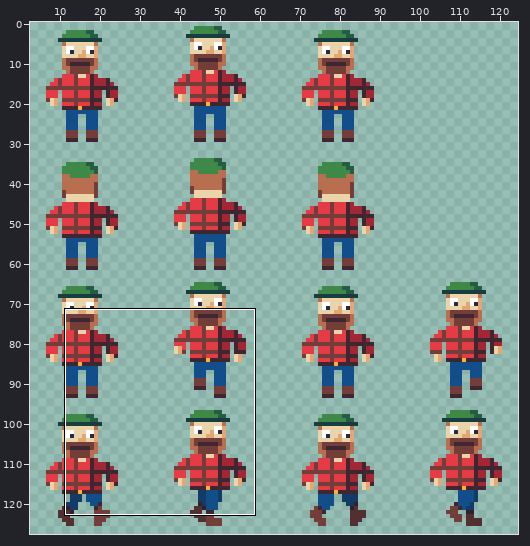
Edited in one commit: pixel-art file (assets/textures/characters/normaali_flanelli_32.aseprite). The picture above shows the old version from afar; the outline marks the close-up.
Close-up. The starting point:
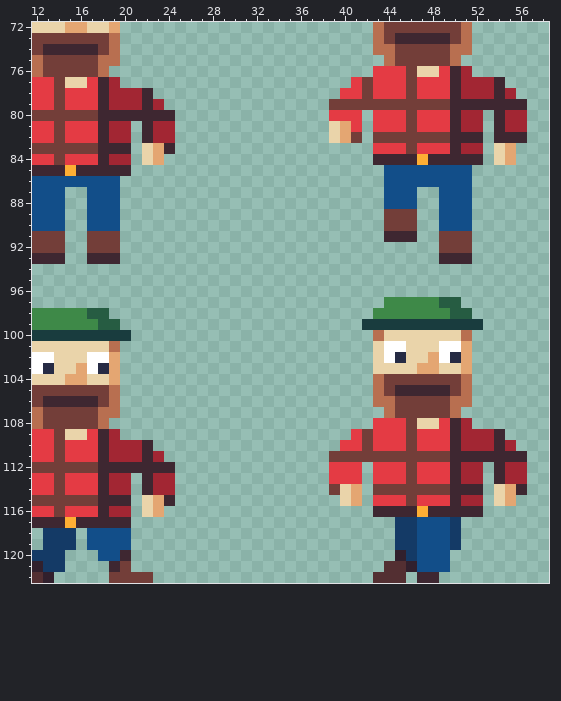
128x128 pixels, 1 frame. Shown: x 12..58, y 72..122. The wide view leaves out empty margins. The commit also changed other parts of the picture, which this record leaves out.
After the commit:
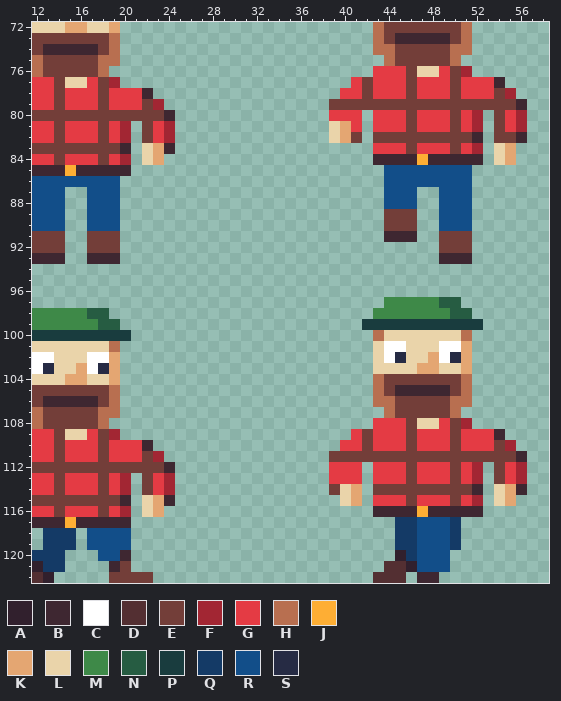
Palette (. is transparent): A #31202d  B #3e2731  C #ffffff  D #532f32  E #733e39  F #a22633  G #e43b44  H #b86f50  J #feae34  K #e4a672  L #ead4aa  M #3e8948  N #265c42  P #193c3e  Q #143a66  R #124e89  S #262b44
Changes in this commit:
y 76: x 50 B -> E
y 77: x 18 B -> E; x 50..53 BFFF -> EGGG
y 78: x 18..21 BFFF -> EGGG; x 50..54 BFFFB -> EGGGE
y 79: x 18..22 BFFFB -> EGGGE; x 50..55 BBBBBB -> EEEEEE
y 80: x 18..23 BBBBBB -> EEEEEE; x 50..51 BF -> EG; x 54..55 BF -> EG
y 81: x 18..19 BF -> EG; x 22..23 BF -> EG; x 50..51 BF -> EG; x 54..55 BF -> EG
y 82: x 18..19 BF -> EG; x 22..23 BF -> EG; x 50..51 BB -> EE; x 54..55 BB -> EE
y 83: x 18..19 BB -> EE; x 50..51 BF -> EG
y 84: x 18..19 BF -> EG
y 108: x 50 B -> E
y 109: x 18 B -> E; x 50..53 BFFF -> EGGG
y 110: x 18..21 BFFF -> EGGG; x 50..54 BFFFB -> EGGGE
y 111: x 18..22 BFFFB -> EGGGE; x 50..55 BBBBBB -> EEEEEE
y 112: x 18..23 BBBBBB -> EEEEEE; x 50..51 BF -> EG; x 54..55 BF -> EG
y 113: x 18..19 BF -> EG; x 22..23 BF -> EG; x 50..51 BF -> EG; x 54..55 BF -> EG
y 114: x 18..19 BF -> EG; x 22..23 BF -> EG; x 50..51 BB -> EE
y 115: x 18..19 BB -> EE; x 50..51 BF -> EG
y 116: x 18..19 BF -> EG
Boxes around the changes in both close-ups, in picture pixels (x1, y1, x2, y2):
changed: (450, 66, 516, 154)
changed: (98, 77, 164, 165)
changed: (450, 418, 516, 506)
changed: (98, 429, 164, 517)
